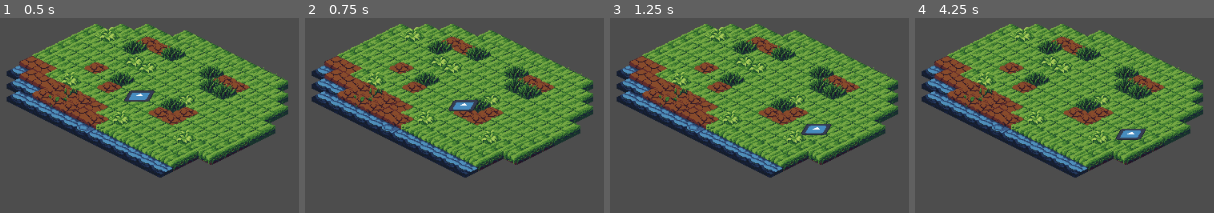
Above: before the commit, frames 1-4 (left to right).
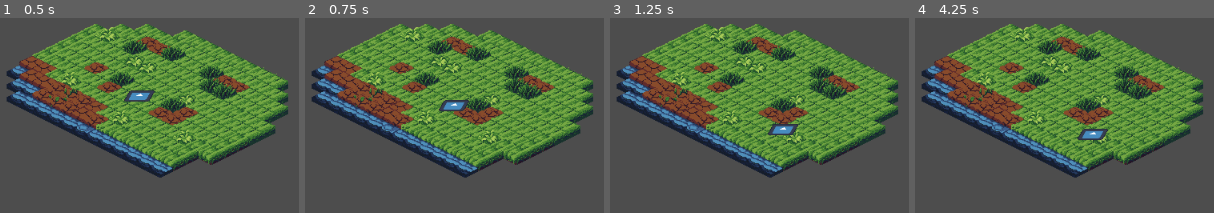
Above: after the commit, the same moments.

Repository: Victorrh68/Gordot
Game: Godot game, scene res://2d_secen_test.tscn
Same seed, same stepped clock (60 frames per second), same inputs: the game is played once before the commit and once after it. The engine's default icon, where the game draws it, is replaced by a stand-in: a white triangle on a blue panel in a dark square.
Inputs:
- Up to frame 1 (0.5 s): no input
- Up to frame 2 (0.75 s): tap Enter (ui_accept) at 0.5 s; hold Right (ui_right) from 0.53 s (still down)
- Up to frame 3 (1.25 s): keep holding Right (ui_right); tap Enter (ui_accept) at 0.77 s
- Up to frame 4 (4.25 s): release Right (ui_right) at 1.28 s; hold Down (ui_down) 1.28-2.03 s; tap Enter (ui_accept) at 1.52, 3.02, 3.77 s; hold Right (ui_right) 2.03-2.78 s; hold Up (ui_up) 2.78-3.53 s; hold Left (ui_left) from 3.53 s (still down)

Frame 1 is identical in both runs. In frame 2, 0.5% of the frame differs, in the area x 44-59%, y 42-48%; in frame 3, 1.0%; in frame 4, 1.0%, in the area x 54-78%, y 56-63%.

Commit message:
Caminado isométrico en incrementos enteros: Listo.

Diff:
--- a/Nom_Folder/CharacterBody2D.gd
+++ b/Nom_Folder/CharacterBody2D.gd
@@ -6,12 +6,26 @@
 
 # Get the gravity from the project settings to be synced with RigidBody nodes.
 var gravity = 0 #ProjectSettings.get_setting("physics/2d/default_gravity")
+var cell_size = Vector2(1, 1)
 
 func rect_to_iso(cartesian):
 	var screen_pos = Vector2()
-	screen_pos.x = cartesian.x - cartesian.y
-	screen_pos.y = (cartesian.x + cartesian.y)/2
+	#screen_pos.x = cartesian.x - cartesian.y
+	#screen_pos.y = (cartesian.x + cartesian.y)/2
+	screen_pos.x = int(round(cartesian.x) - round(cartesian.y) )
+	screen_pos.y = int(round((round(cartesian.x) + round(cartesian.y))/2))
+
 	return screen_pos
+
+func is_valid_position(pos):
+# Check if the next position aligns with the grid
+	return (int(pos.x) % int(cell_size.x) == 0) and (int(pos.y) % int(cell_size.y) == 0)
+
+func round_to_grid(pos):
+	# Round position to the nearest grid cell
+	var x = int(round(pos.x / cell_size.x)) * cell_size.x
+	var y = int(round(pos.y / cell_size.y)) * cell_size.y
+	return Vector2(x, y)
 
 func _physics_process(delta):
 	# Add the gravity.
@@ -24,22 +38,48 @@
 
 	# Get the input direction and handle the movement/deceleration.
 	# As good practice, you should replace UI actions with custom gameplay actions.
-	var direction_x = Input.get_axis("ui_left", "ui_right")
-	var direction_y = Input.get_axis("ui_up", "ui_down")
+	#var direction_x = Input.get_axis("ui_left", "ui_right")
+	#var direction_y = Input.get_axis("ui_up", "ui_down")
 
-	if direction_x:
-		velocity.x = direction_x * SPEED
-	else:
-		velocity.x = move_toward(velocity.x, 0, SPEED)
+	#if direction_x:
+	#	velocity.x = direction_x * SPEED
+	#else:
+	#	velocity.x = move_toward(velocity.x, 0, SPEED)
 
-	if direction_y:
-		velocity.y = direction_y * SPEED
-	else:
-		velocity.y = move_toward(velocity.y, 0, SPEED)
+	#if direction_y:
+	#	velocity.y = direction_y * SPEED
+	#else:
+	#	velocity.y = move_toward(velocity.y, 0, SPEED)
 
-	velocity = rect_to_iso(velocity)
-	velocity = velocity.normalized() * SPEED  * delta
+	#velocity = rect_to_iso(velocity)
+	#velocity = velocity.normalized() * SPEED  * delta
 
+	#velocity *= cell_size
 
+		# Handle input to move the character
+	var movement = Vector2()  # Initialize movement vector
+	if Input.is_action_pressed("ui_right"):
+		movement.x += 1
+	if Input.is_action_pressed("ui_left"):
+		movement.x -= 1
+	if Input.is_action_pressed("ui_down"):
+		movement.y += 1
+	if Input.is_action_pressed("ui_up"):
+		movement.y -= 1
+
+# Normalize movement to ensure consistent speed in all directions
+	movement = movement.normalized()
+# Multiply by cell size to move in integer increments
+	movement *= cell_size
+
+	movement = rect_to_iso(movement)
+# Calculate next position based on the grid
+	var next_position = position + movement
+# Round next position to ensure it aligns with the grid
+	next_position = round_to_grid(next_position)
+	#next_position = rect_to_iso(next_position)
+# Move only if the next position aligns with the grid
+	if is_valid_position(next_position):
+		position = next_position
 
 	move_and_slide()
--- a/Nom_Folder/prueba_git_branch.gd
+++ /dev/null
@@ -1,6 +0,0 @@
-extends Nada3D
-
-func _prueba(test):
-
-	if test:
-		var git = true
Not shown, removed: Nom_Folder/Práctica_9_Zangief.blend
Not shown, removed: Nom_Folder/Práctica_9_Zangief_HD.blend
